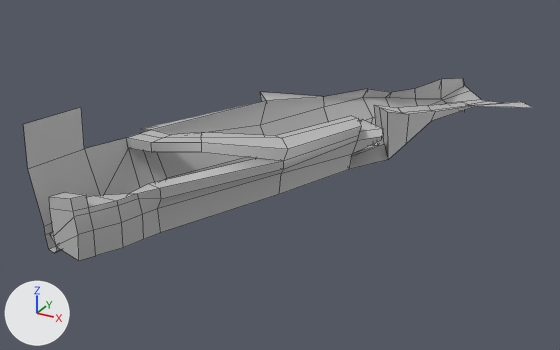
An edit to the FBX model Assets/Terrain/terrain_W1A1.fbx, drawn before and after from the same camera.
One viewpoint serves both versions: a 50 mm camera at (1.0, -817.0, 232.0) aimed at (-257.0, -349.0, -2.0). The axes (+X, +Y, +Z) are drawn at lower left. The lights are the same throughout. Mesh edges are drawn as thin lines. Where no turn or scale is listed for an object, it has been applied to the vertices.

Names of what the first picture shows: 'W1A1_mesh'.
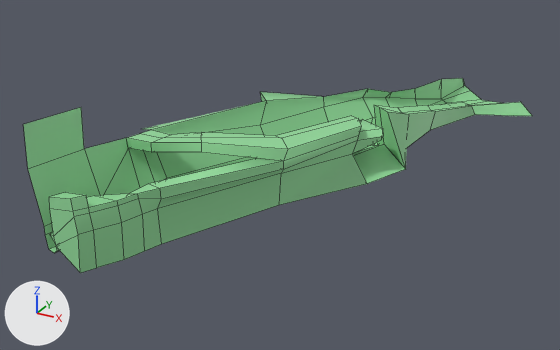
Where the change shows, as pixel boxes (x1, y1, x2, y2) in the pictures (560 x 350 px; the box of a moved part takes in the faces that stretch with it):
'W1A1_mesh', recoloured, reshaped (grey to green, 7% taller)
    before: (23, 78, 533, 261)
    after: (23, 78, 532, 273)
part 1 of me_mesh, moved or reshaped
    before: (56, 102, 533, 261)
    after: (56, 102, 532, 273)

The edits, one by one:
Material 'W1_shade' (mat_w1_shade) is new.
Its base color is (0.291, 0.706, 0.328) (green #93db9b).
me_mesh has 226 vertices, 212 faces and spans x -340.0..-123.0, y -529.0..-106.0, z -14.0..79.0.
me_mesh is used by ob_w1a1_mesh; location (0.0, 0.0, 0.0).
Before the commit, vertices of me_mesh: 4 (-123.0, -106.0, 1.0) at pixel (533, 107), 9 (-167.0, -140.0, 5.0) at pixel (476, 106), 21 (-190.0, -199.0, 5.0) at pixel (431, 121), 49 (-233.0, -393.0, 5.0) at pixel (279, 194), 62 (-271.0, -477.0, 5.0) at pixel (160, 232).
Before the commit, vertices of me_mesh: 157 (-291.0, -529.0, 5.0) at pixel (78, 260), 166 (-274.0, -490.0, 5.0) at pixel (143, 239), 173 (-279.0, -504.0, 5.0) at pixel (123, 247), 183 (-287.0, -519.0, 5.0) at pixel (95, 255).
me_mesh no longer uses material mat_lambert11 (grey #bcbcbc).
Part 1, on me_mesh:
Vertices 4, 9, 21, 49, 62, 157, 166, 173, 183 of me_mesh move by (0.0, 0.0, -8.0).
Vertex 20 of me_mesh moves from (-194.0, -290.0, 1.0) at pixel (388, 159) to (-179.0, -291.0, -3.0) at pixel (405, 169).
Vertex 42 of me_mesh moves from (-209.0, -330.0, 5.0) at pixel (349, 169) to (-194.0, -331.0, -3.0) at pixel (367, 183).
Vertex 127 of me_mesh moves from (-194.0, -252.0, 1.0) at pixel (405, 144) to (-194.0, -252.0, -3.0).
me_mesh now uses material mat_w1_shade (green #93db9b).
